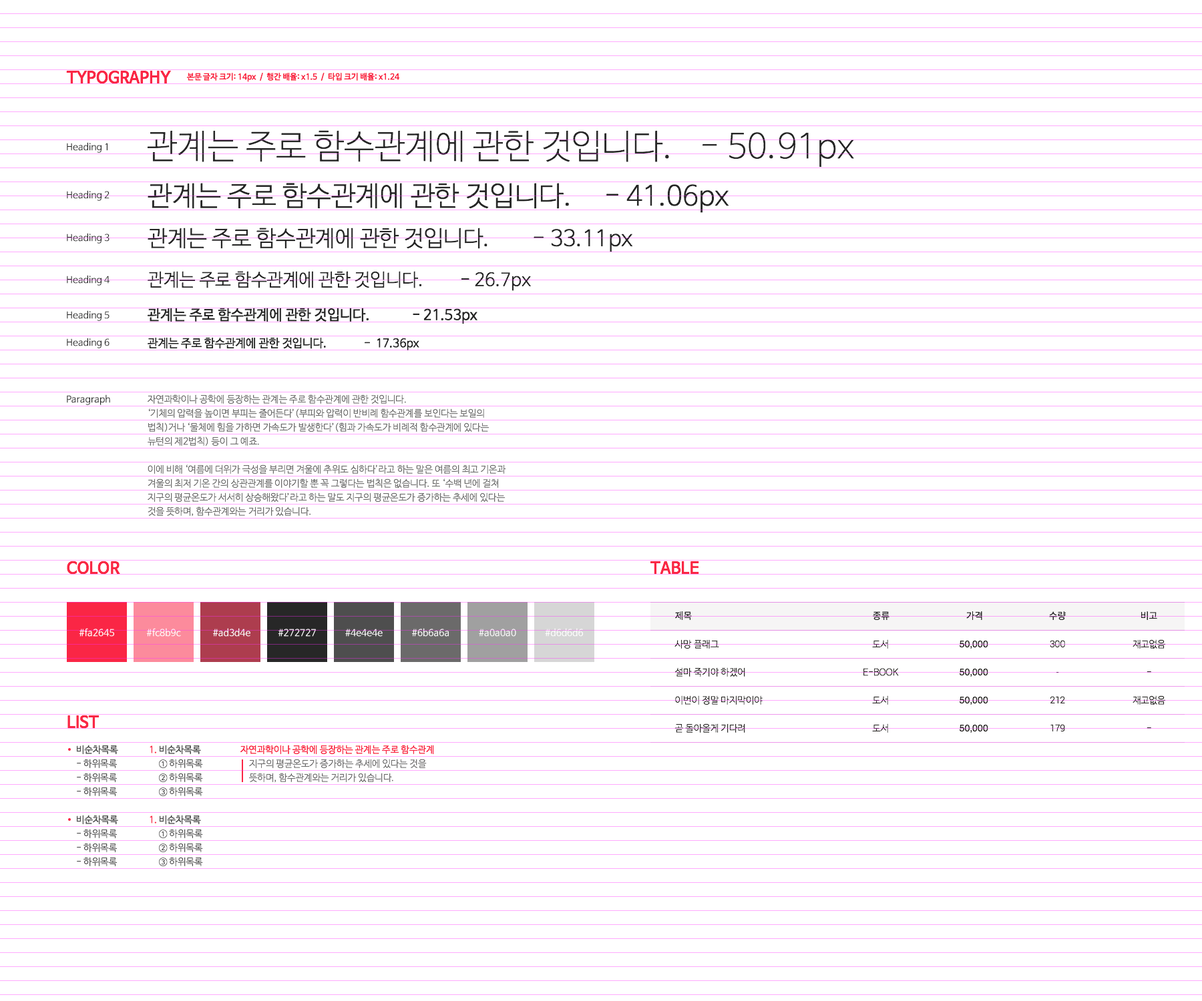
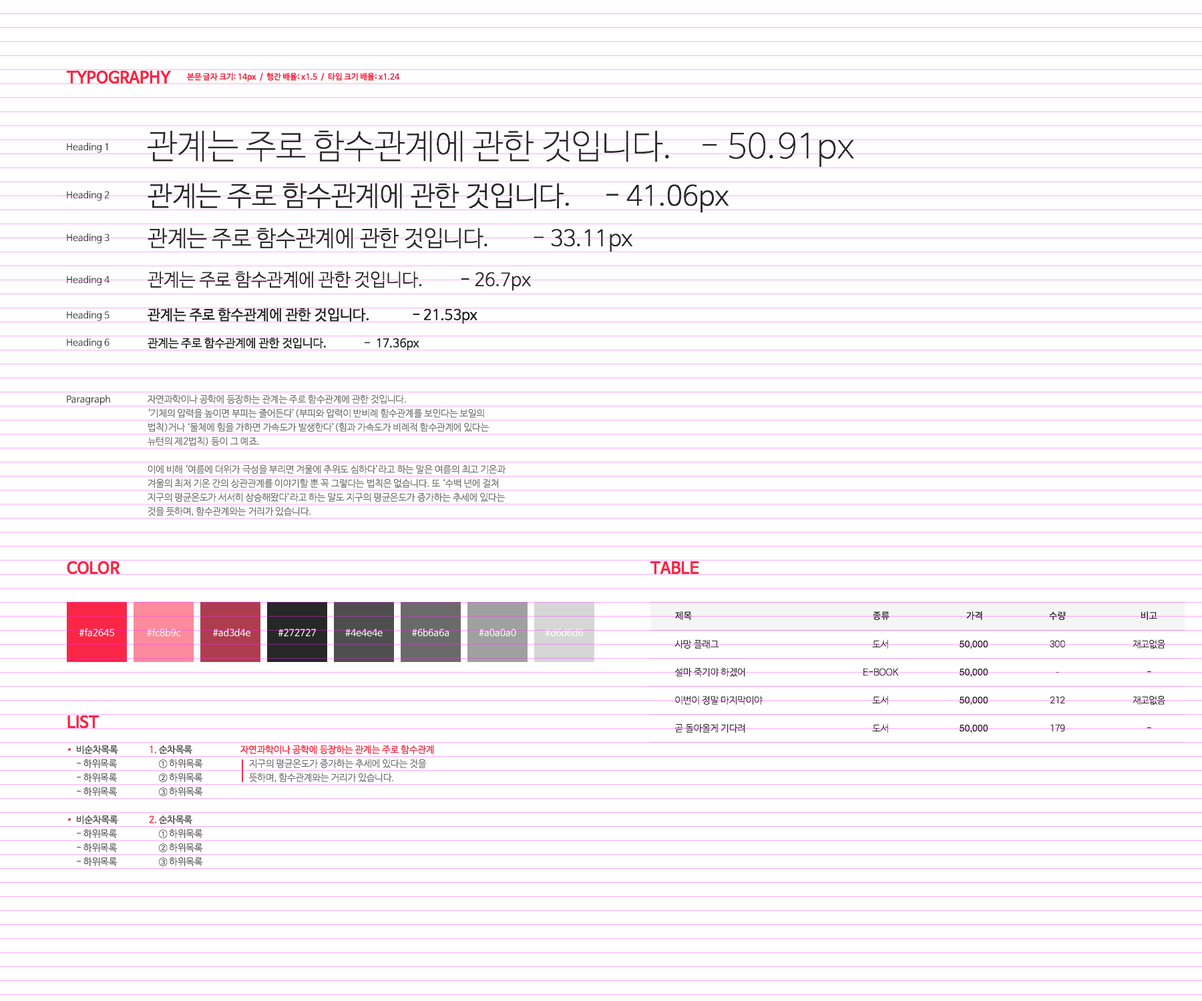
Layer changes from the first w=1202, h=1001 image to the second:
renamed "1." to "2.", painted on it over [148, 815, 155, 824]
renamed "비순차목록" to "순차목록", painted on it over [158, 815, 201, 825]
renamed "비순차목록" to "순차목록", painted on it over [158, 745, 201, 755]
